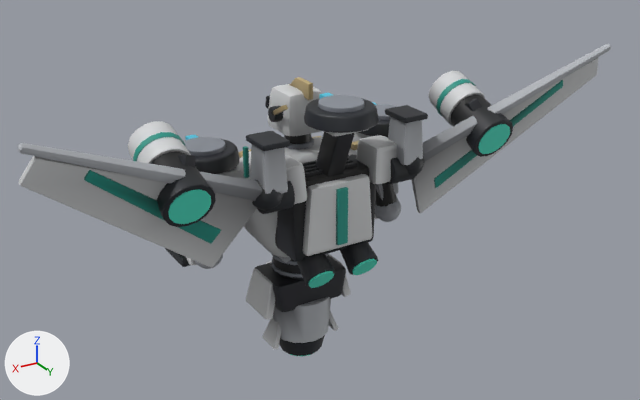
The glTF model assets/vehicles/ex_seraph_3.glb: old version first, new version second.
Before and after are seen from a camera (50 mm lens) standing at (4.97, 8.78, 5.83) and looking at (-0.2, 0.16, 1.51). Every picture has the same lights, and +X, +Y and +Z are marked at lower left. The older version comes first. Where no turn or scale is listed for an object, it has been applied to the vertices. Vertices at exactly the same position are counted once.
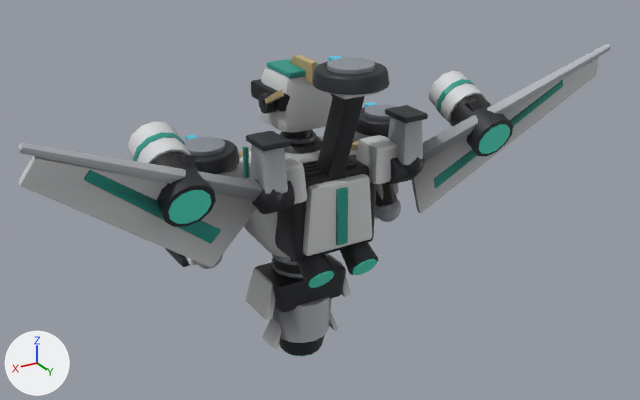
Where the newer file only moved an object's origin or applied its transform, the numbers keep the older frame.

What differs and where, as boxes [x1, y1, x2, y2] in the pictures (640 x 400 px; the box of a moved part takes in the faces that stretch with it):
'Mesh_0', reshaped (8% taller)
    before: [165, 77, 428, 356]
    after: [165, 55, 428, 356]
part 1 of me_mesh_0, added
    after: [312, 62, 390, 95]
part 2 of me_mesh_0, moved or reshaped
    before: [325, 129, 369, 136]
    after: [331, 91, 380, 99]
part 3 of me_mesh_0, moved or reshaped
    before: [286, 137, 314, 149]
    after: [280, 131, 316, 144]
part 4 of me_mesh_0, moved or reshaped
    before: [318, 95, 365, 113]
    after: [327, 58, 375, 74]
part 5 of me_mesh_0, moved or reshaped
    before: [320, 93, 333, 99]
    after: [328, 56, 342, 62]
part 6 of me_mesh_0, rebuilt (36% wider, 25% taller)
    before: [268, 84, 322, 136]
    after: [258, 68, 332, 133]
part 7 of me_mesh_0, deleted
    before: [265, 77, 379, 133]
part 8 of me_mesh_0, moved or reshaped
    before: [195, 105, 416, 356]
    after: [195, 55, 417, 356]
part 9 of me_mesh_0, edited (looks the same)
    both: [184, 104, 421, 349]

The change in detail:
me_mesh_0 is used by ob_mesh_0; location (-2.591, 1.352, -0.943).
me_mesh_0 had 6354 vertices, 12324 faces and spanned x 0.94..4.24, y -2.71..0.0, z 0.32..4.0.
me_mesh_0 now has 6090 vertices, 11784 faces and spans x 0.94..4.24, y -2.71..0.18, z 0.32..4.42.
me_mesh_0 part 1: the loose piece of 120 vertices spanning x 0.94..1.76, y -1.76..-0.94, z 3.17..3.35 is copied, and the copy is moved by (1.24, 1.13, 1.01); it spans x 2.18..3.0, y -0.63..0.18, z 4.19..4.37.
me_mesh_0 part 2: the loose piece of 56 vertices spanning x 2.36..2.82, y -0.64..-0.18, z 3.65..3.73 is moved by (0.0, 0.18, 0.46).
me_mesh_0 part 3: the loose piece of 72 vertices spanning x 2.4..2.79, y -1.57..-1.18, z 3.17..3.23 is scaled about its middle by (1.12, 1.12, 0.999), then moved by (0.0, 0.0, 0.07).
me_mesh_0 part 4: the loose piece of 96 vertices spanning x 2.33..2.85, y -0.67..-0.15, z 3.74..3.96 is moved by (0.0, 0.18, 0.46).
me_mesh_0 part 5: the loose piece of 8 vertices spanning x 2.53..2.65, y -0.77..-0.56, z 3.9..3.95 is moved by (0.0, 0.18, 0.46).
me_mesh_0 part 6: the loose piece of 56 vertices spanning x 2.31..2.87, y -1.69..-1.1, z 3.35..3.88 is rebuilt with 56 vertices and now spans x 2.23..2.95, y -1.8..-1.03, z 3.42..4.1.
me_mesh_0 part 7: 7 loose pieces with 552 vertices, spanning x 2.18..3.0, y -1.74..0.0, z 3.35..4.0, are deleted.
me_mesh_0 part 8: 365 vertices moved from x 1.16..4.14, y -1.9..-0.24, z 0.32..3.63 to x 1.16..4.14, y -1.9..-0.24, z 0.32..4.15; 1254 vertices removed from x 1.13..4.05, y -1.96..-0.24, z 0.32..3.81; 1606 vertices added at x 1.12..4.06, y -1.95..-0.11, z 0.32..4.26.
me_mesh_0 part 9: 1739 kept faces spanning x 0.97..4.21, y -2.57..-0.24, z 0.51..3.66 get new vertex colours.
Other edits to the shape of me_mesh_0 do not show in these pictures.
